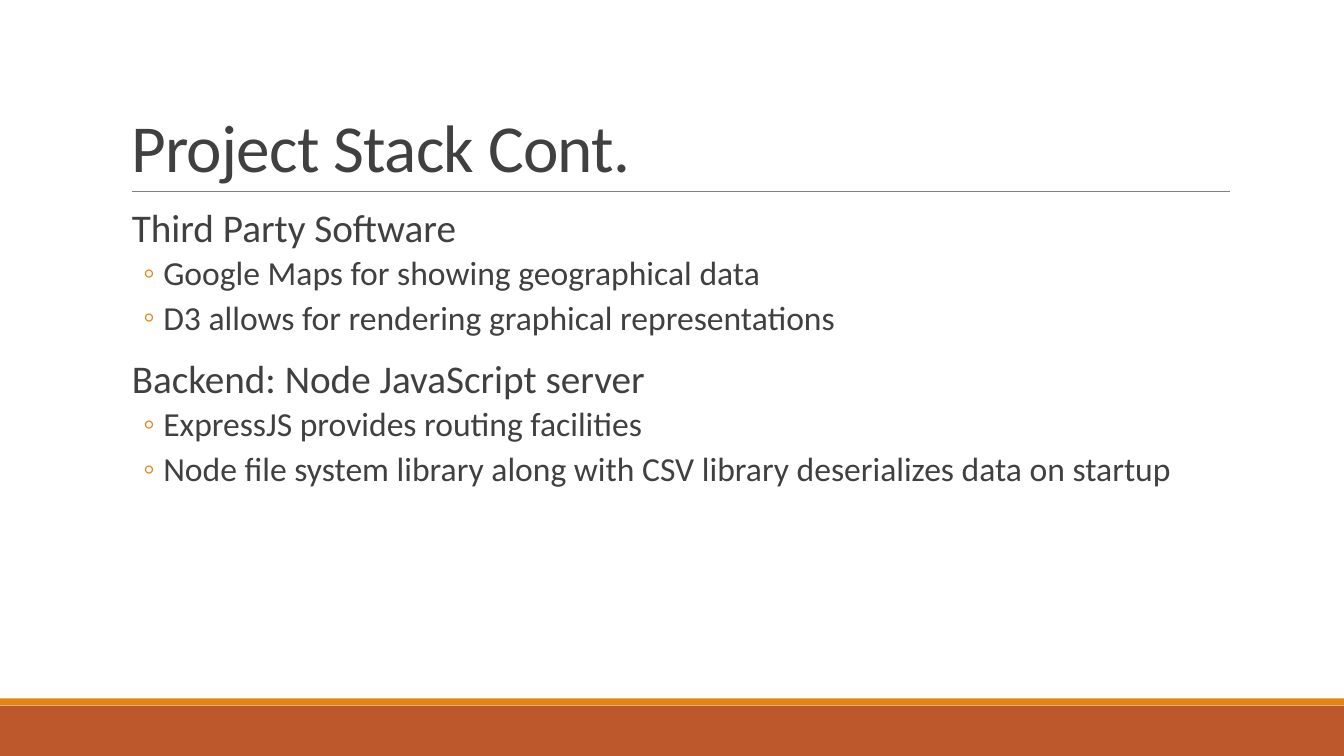
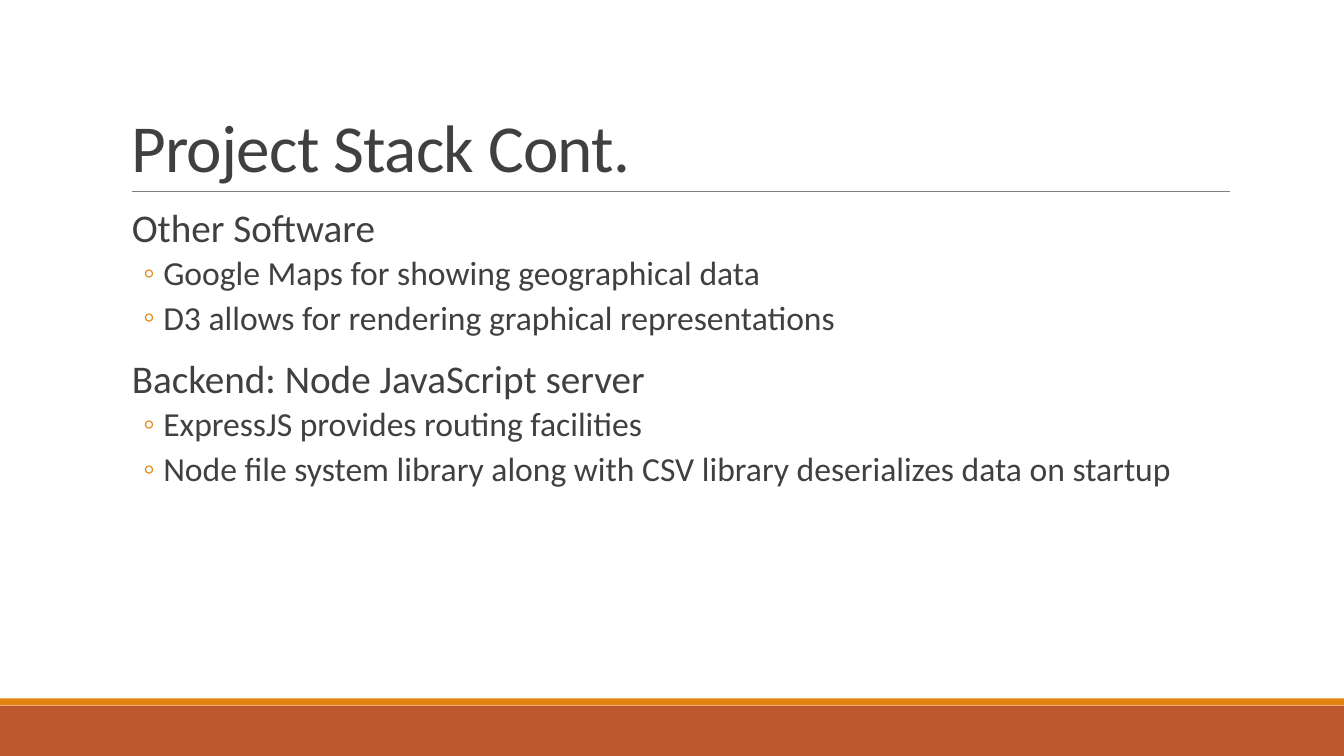
Before and after one commit to Bret-Finley/crime, a slide deck: slide 18 of docs/presentation.pptx (slide 6 before the commit). Drawn at 1344x756 pixels with LibreOffice and Linux fonts; fonts in the diff are those of the drawing. Boxes give left, top, right and bottom in pixels: in the first picture for what was removed or moved away, otherwise in the second. Text is boxed around its words. In the diff, an @@ line names an element or a change of style, - is before the commit and + after.

```diff
--- a/docs/presentation.pptx
+++ b/docs/presentation.pptx
@@ text at (132, 214, 375, 243): text changed @@
-  Third Party Software
+  Other Software
```
Also in this commit, not shown: 5 other slides changed, 3 other files.
